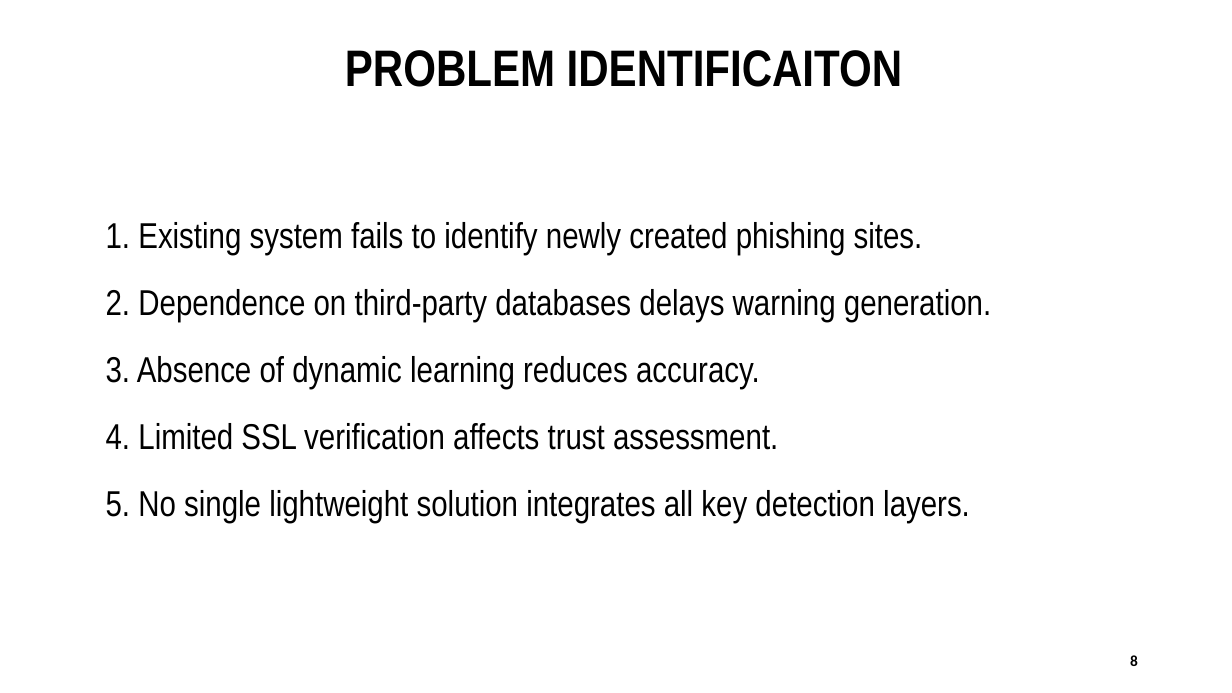
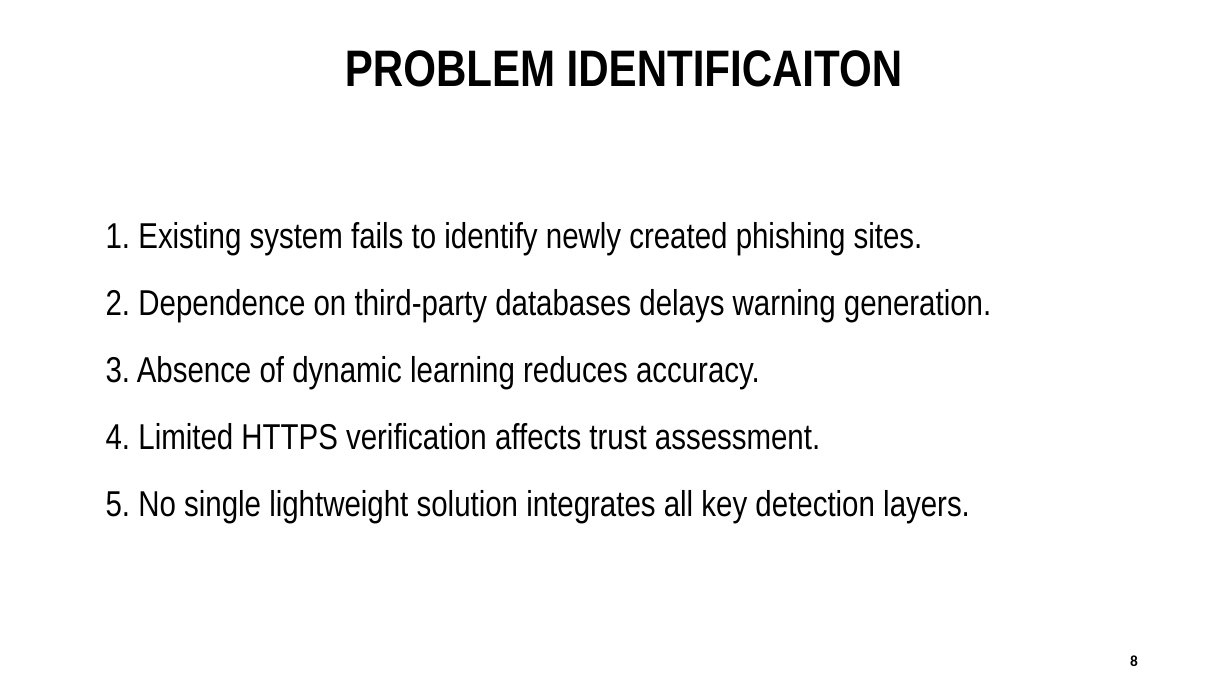
Before and after one commit to aravinth-krishna/phishing-checker, a slide deck: slide 8 of docs/DP PPT.pptx. Drawn at 1232x693 pixels with LibreOffice and Linux fonts; fonts in the diff are those of the drawing. Boxes give left, top, right and bottom in pixels: in the first picture for what was removed or moved away, otherwise in the second. Text is boxed around its words. In the diff, an @@ line names an element or a change of style, - is before the commit and + after.

```diff
--- a/docs/DP PPT.pptx
+++ b/docs/DP PPT.pptx
@@ text at bbox=[106, 423, 820, 450]: text changed @@
-4. Limited SSL verification affects trust assessment.
+4. Limited HTTPS verification affects trust assessment.
```
Also in this commit, not shown: 10 other slides changed.
